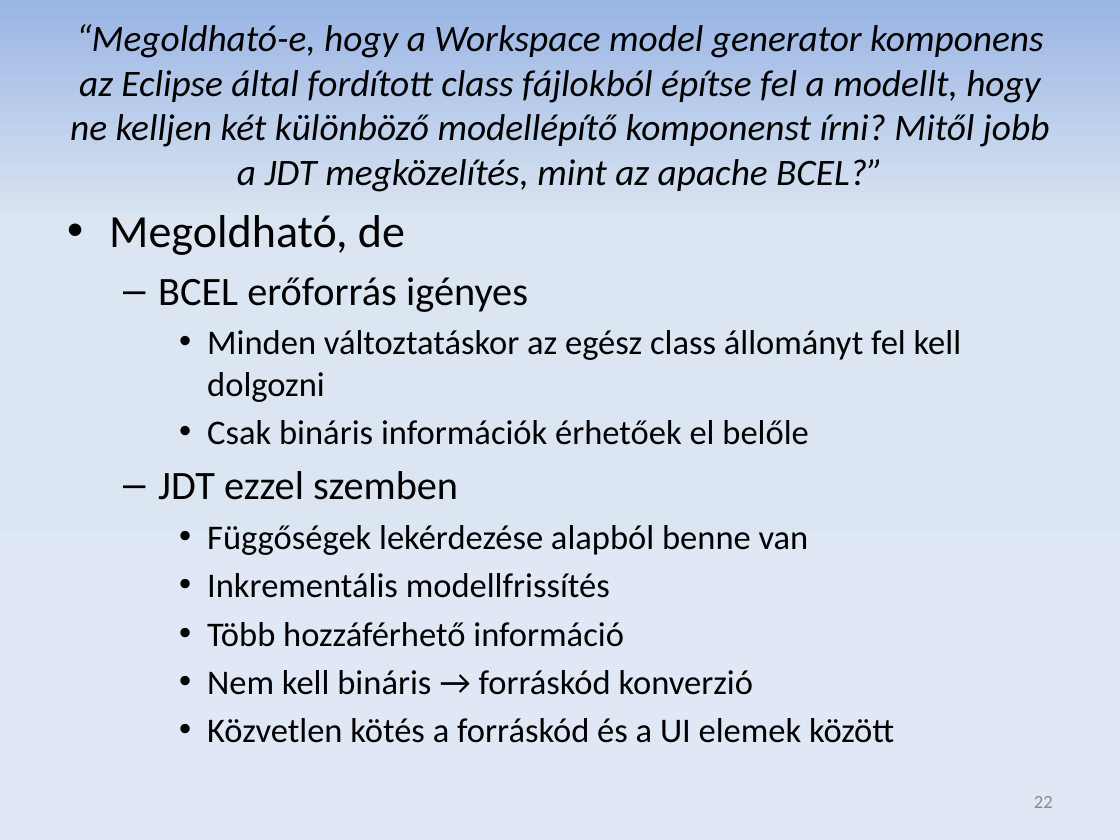
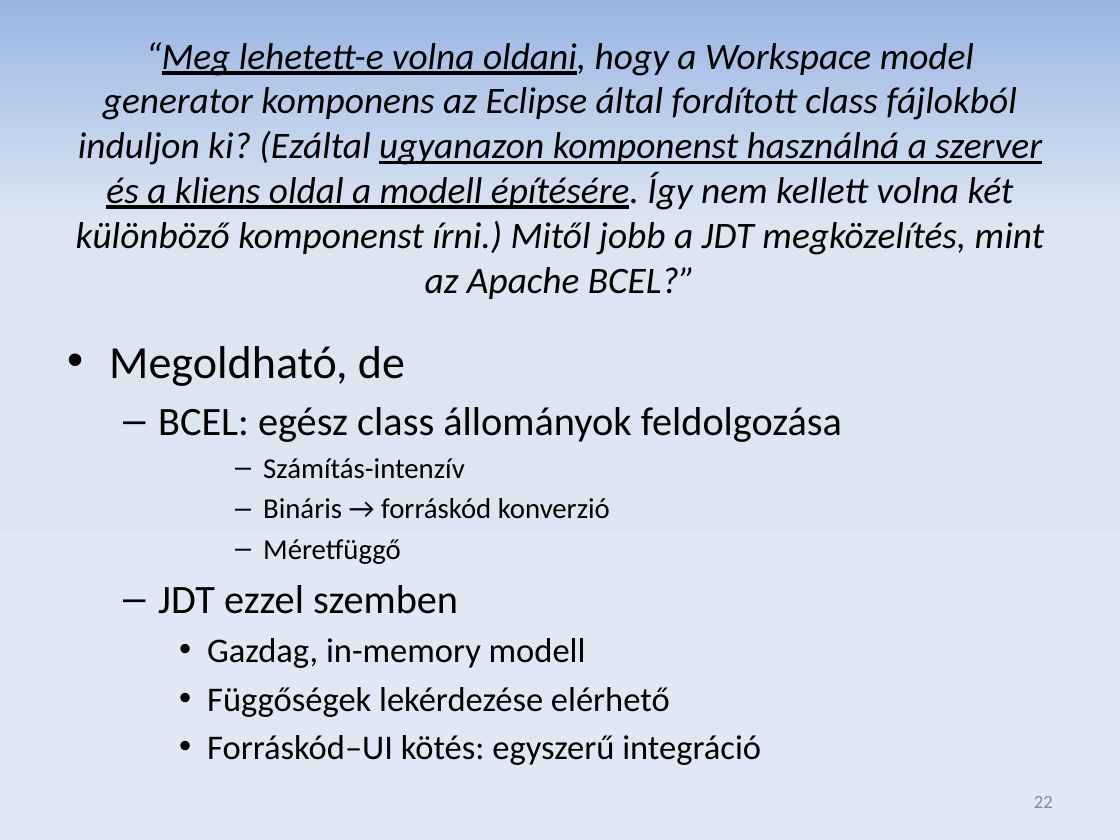
Before and after one commit to donat/incquery-deps, a slide deck: slide 22 of incquery-deps-thesis/presentation/zv_csikos_donat.pptx. Drawn at 1120x840 pixels with LibreOffice and Linux fonts; fonts in the diff are those of the drawing. Boxes give left, top, right and bottom in pixels: in the first picture for what was removed or moved away, otherwise in the second. Text is boxed around its words. In the diff, an @@ line names an element or a change of style, - is before the commit and + after.

Commit message:
Presentation practiced: typos, content fixed.

```diff
--- a/incquery-deps-thesis/presentation/zv_csikos_donat.pptx
+++ b/incquery-deps-thesis/presentation/zv_csikos_donat.pptx
@@ title at <box>76,42,1044,299</box>: text changed @@
-“Megoldható-e, hogy a Workspace model generator komponens az Eclipse által fordított class fájlokból építse fel a modellt, hogy ne kelljen két különböző modellépítő komponenst írni? Mitől jobb a JDT megközelítés, mint az apache BCEL?”
+“Meg lehetett-e volna oldani, hogy a Workspace model generator komponens az Eclipse által fordított class fájlokból induljon ki? (Ezáltal ugyanazon komponenst használná a szerver és a kliens oldal a modell építésére. Így nem kellett volna két különböző komponenst írni.) Mitől jobb a JDT megközelítés, mint az Apache BCEL?”
@@ text "Megoldható, de": place and size @@
-text "Megoldható, de" at <box>109,215,962,743</box>
+text "Megoldható, de" at <box>109,346,842,765</box>
@@ text at <box>158,407,842,564</box>: text changed; size 22.2 to 18.5 pt @@
-  – BCEL erőforrás igényes
-    • Minden változtatáskor az egész class állományt fel kell dolgozni
-    • Csak bináris információk érhetőek el belőle
+  – BCEL: egész class állományok feldolgozása
+      – Számítás-intenzív
+      – Bináris → forráskód konverzió
+      – Méretfüggő
@@ text at <box>207,638,761,765</box>: text changed @@
-    • Függőségek lekérdezése alapból benne van
-    • Inkrementális modellfrissítés
-    • Több hozzáférhető információ
-    • Nem kell bináris → forráskód konverzió
-    • Közvetlen kötés a forráskód és a UI elemek között
+    • Gazdag, in-memory modell
+    • Függőségek lekérdezése elérhető
+    • Forráskód–UI kötés: egyszerű integráció
```
Also in this commit, not shown: 8 other slides changed.
